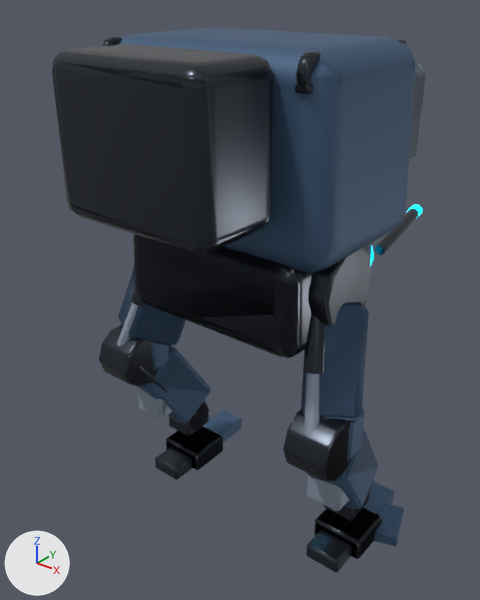
A saved change to the FBX model unity/RogueCommandAssetAuthoring/Assets/RogueCommandExpansionSample/Models/ArcLanceWalker_LODs.fbx.
Rendered twice from a camera (50 mm lens) standing at (1.67, -2.18, 2.55) and looking at (-0.19, 0.15, 1.11). The lights are fixed; the arrows at lower left show +X, +Y and +Z. The older version comes first.

Names of what the first picture shows: 'LOD0_ArcLanceWalker_Batch_Gunmetal', 'LOD0_ArcLanceWalker_Batch_LightArmor', 'LOD0_ArcLanceWalker_Batch_PrimaryArmor', 'LOD1_ArcLanceWalker_Batch_Gunmetal', 'LOD1_ArcLanceWalker_Batch_PrimaryArmor', 'LOD2_ArcLanceWalker_Batch_Gunmetal' and 4 more.
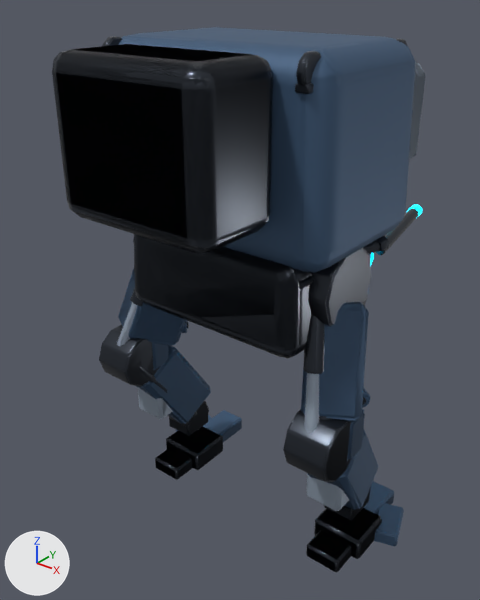
The change, as a list of edits to the scene's bpy script:
```text
Change me_lod1_arclancewalker_batch_gunmetal_mesh_001:
    used by ob_lod1_arclancewalker_batch_gunmetal; location = (-0.44, -0.05, 1.45)
    remove me_lod1_arclancewalker_batch_gunmetal_mesh_001.from_pydata(...)  # 1046 vertices, 931 faces; spans x -0.22..1.1, y -0.67..1.42, z -1.45..0.89
    add me_lod1_arclancewalker_batch_gunmetal_mesh_001.from_pydata(...)  # 1684 vertices, 1651 faces; spans x -0.22..1.1, y -0.67..1.42, z -1.45..0.89
    me_lod1_arclancewalker_batch_gunmetal_mesh_001 part 2: 36 vertices moved within x -0.16..1.04, y -0.66..0.24, z -1.44..0.87; 67 vertices removed from x -0.19..1.04, y -0.64..0.82, z -1.44..0.89; 625 vertices added at x -0.2..1.05, y -0.67..0.83, z -1.45..0.89
    other edits to the shape of me_lod1_arclancewalker_batch_gunmetal_mesh_001 do not show in these pictures
Change me_lod0_arclancewalker_batch_gunmetal_mesh_001:
    used by ob_lod0_arclancewalker_batch_gunmetal; location = (-0.44, -0.05, 1.45)
    remove me_lod0_arclancewalker_batch_gunmetal_mesh_001.from_pydata(...)  # 2004 vertices, 2068 faces; spans x -0.22..1.1, y -0.67..1.42, z -1.45..0.89
    add me_lod0_arclancewalker_batch_gunmetal_mesh_001.from_pydata(...)  # 3236 vertices, 3304 faces; spans x -0.22..1.1, y -0.67..1.42, z -1.45..0.89
    me_lod0_arclancewalker_batch_gunmetal_mesh_001 part 3: 1160 vertices added at x -0.14..1.02, y -0.23..0.49, z -0.59..0.29
    other edits to the shape of me_lod0_arclancewalker_batch_gunmetal_mesh_001 do not show in these pictures
Change me_lod1_arclancewalker_batch_primaryarmor_mesh_001:
    used by ob_lod1_arclancewalker_batch_primaryarmor; location = (-0.5, -0.091, 1.145)
    remove me_lod1_arclancewalker_batch_primaryarmor_mesh_001.from_pydata(...)  # 220 vertices, 234 faces; spans x -0.25..1.25, y -0.25..0.72, z -1.14..1.2
    add me_lod1_arclancewalker_batch_primaryarmor_mesh_001.from_pydata(...)  # 446 vertices, 462 faces; spans x -0.25..1.25, y -0.31..0.72, z -1.15..1.2
    me_lod1_arclancewalker_batch_primaryarmor_mesh_001 part 4: 20 vertices moved from x -0.18..1.06, y -0.24..0.7, z -1.07..1.2 to x -0.18..1.06, y -0.23..0.7, z -1.07..1.19; 60 vertices removed from x -0.25..1.25, y -0.25..0.7, z -1.14..1.2; 182 vertices added at x -0.25..1.25, y -0.25..0.7, z -1.15..1.2
    other edits to the shape of me_lod1_arclancewalker_batch_primaryarmor_mesh_001 do not show in these pictures
Change me_lod2_arclancewalker_batch_gunmetal_mesh_001:
    used by ob_lod2_arclancewalker_batch_gunmetal; location = (-0.44, -0.05, 1.45)
    remove me_lod2_arclancewalker_batch_gunmetal_mesh_001.from_pydata(...)  # 567 vertices, 458 faces; spans x -0.22..1.1, y -0.67..1.42, z -1.45..0.89
    add me_lod2_arclancewalker_batch_gunmetal_mesh_001.from_pydata(...)  # 908 vertices, 792 faces; spans x -0.22..1.1, y -0.67..1.42, z -1.45..0.89
    me_lod2_arclancewalker_batch_gunmetal_mesh_001 part 1: 2 vertices moved from x 0.03..0.85, y -0.24..0.3, z -0.25 to x 0.03..0.85, y -0.21..0.27, z -0.26; 62 vertices removed from x -0.17..1.06, y -0.4..1.4, z -1.09..0.88; 379 vertices added at x -0.18..1.06, y -0.41..1.41, z -1.1..0.89
    other edits to the shape of me_lod2_arclancewalker_batch_gunmetal_mesh_001 do not show in these pictures
```

Location of each change, [x1, y1, x2, y2] in pixels of the pictures (480 x 600 px):
part 1 of me_lod2_arclancewalker_batch_gunmetal_mesh_001, built on (mostly hidden): before [104, 38, 417, 374]; after [102, 38, 407, 403]
part 2 of me_lod1_arclancewalker_batch_gunmetal_mesh_001, reshaped: before [52, 38, 365, 573]; after [54, 37, 389, 571]
part 3 of me_lod0_arclancewalker_batch_gunmetal_mesh_001, added (mostly hidden): after [187, 236, 389, 405]
part 4 of me_lod1_arclancewalker_batch_primaryarmor_mesh_001, built on: before [122, 36, 415, 543]; after [119, 35, 413, 547]
